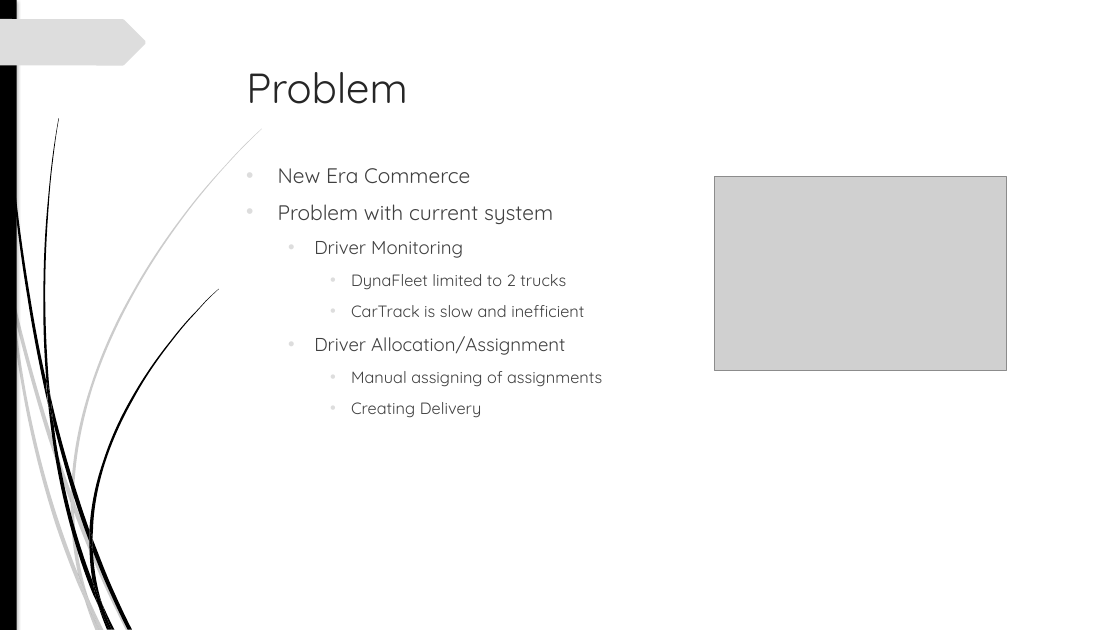
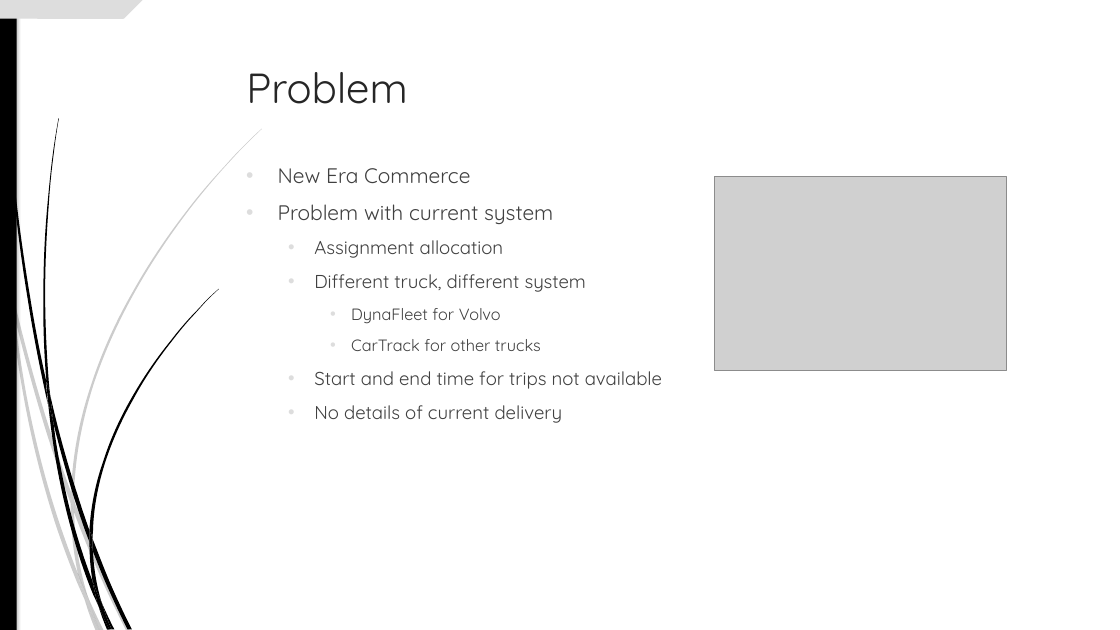
Before and after one commit to ThinaTaliwe/FMS, a slide deck: slide 2 of FMS Presentation.pptx. Drawn at 1120x630 pixels with LibreOffice and Linux fonts; fonts in the diff are those of the drawing; grey boxes stand for pictures. Boxes give left, top, right and bottom in pixels: in the first picture for what was removed or moved away, otherwise in the second. Text is boxed around its words. In the diff, an @@ line names an element or a change of style, - is before the commit and + after.

```diff
--- a/FMS Presentation.pptx
+++ b/FMS Presentation.pptx
@@ freeform shape: place and size @@
-freeform shape at box(0, 19, 146, 66)
+freeform shape at box(0, 0, 146, 18)
@@ text at box(314, 240, 662, 423): text changed; size 14 to 16 pt @@
-  • Driver Monitoring
-    • DynaFleet limited to 2 trucks
-    • CarTrack is slow and inefficient
-  • Driver Allocation/Assignment
-    • Manual assigning of assignments
-    • Creating Delivery
+  • Assignment allocation
+  • Different truck, different system
+    • DynaFleet for Volvo
+    • CarTrack for other trucks
+  • Start and end time for trips not available
+  • No details of current delivery
@@ outline redrawn in 8 elements at box(74, 501, 130, 630), box(9, 294, 85, 600), box(71, 129, 262, 501), box(3, 0, 48, 404), box(92, 539, 132, 629), box(43, 118, 59, 397), box(103, 604, 115, 630), box(92, 581, 112, 629) @@
```
Also in this commit, not shown: 2 other slides changed, 25 other files.
